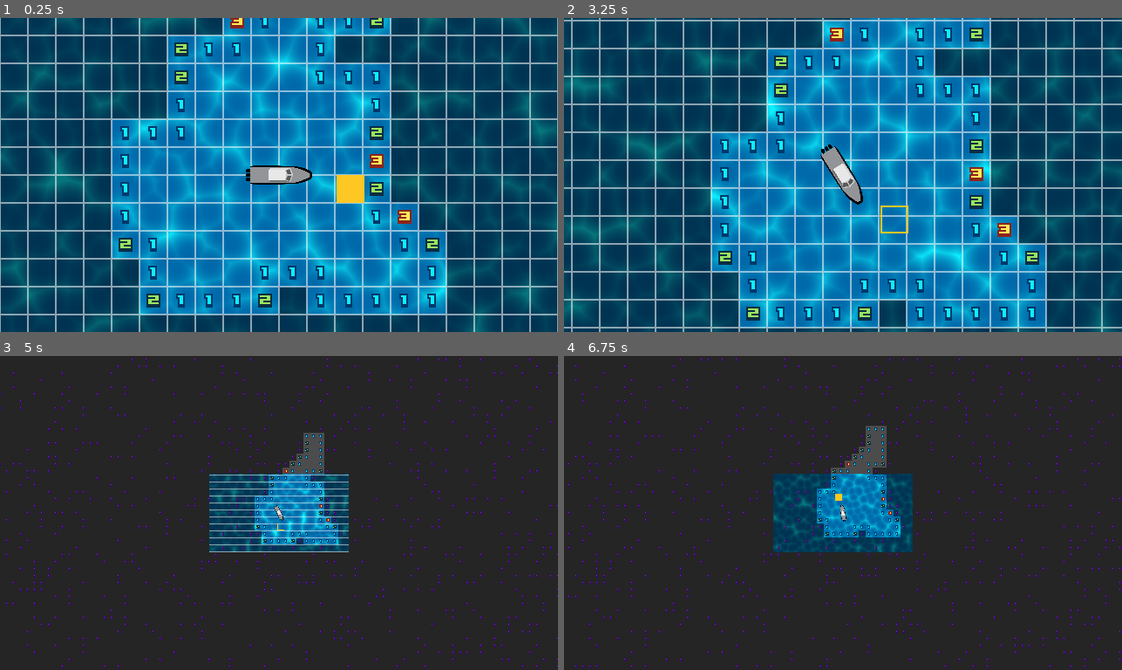
Above: before the commit, frames 1-4 (two rows, left to right).
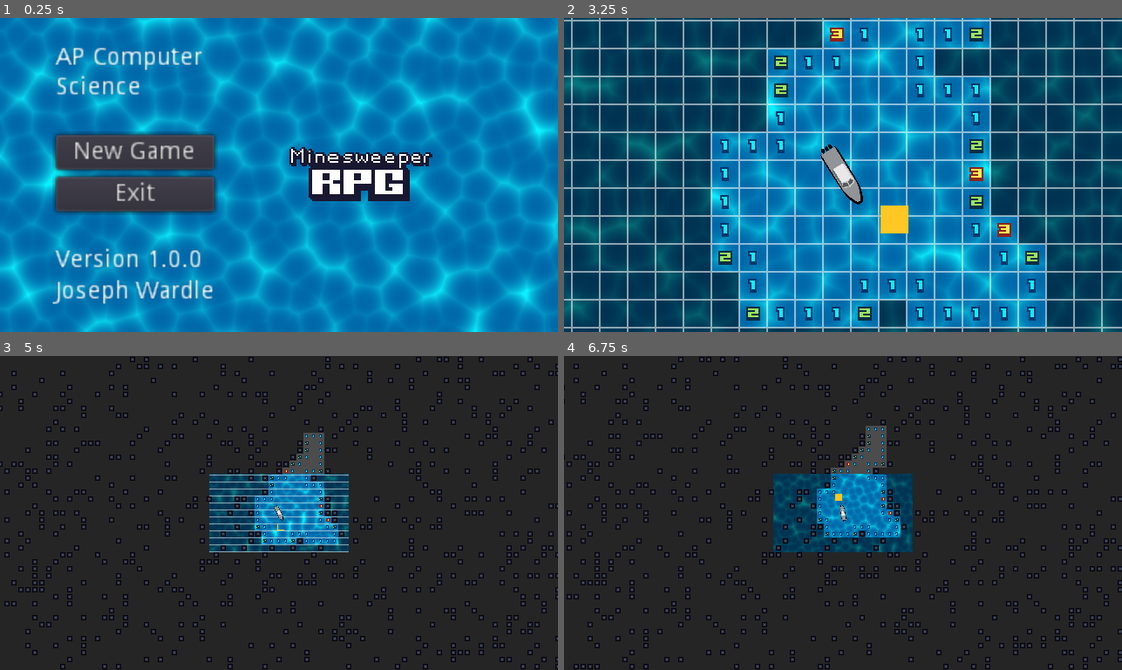
Above: after the commit, the same moments.

Repository: maadalchemist/MinesweeperRPG
Game: Godot game, scene res://levels/StartMenu.tscn
Same seed, same stepped clock (60 frames per second), same inputs: the game is played once before the commit and once after it. Before the commit the project starts from res://World.tscn. Sound files missing from this copy of the repository are replaced by a short silence.
Inputs (mouse positions are in pixels of both pictures, inside the frame that each line leads up to):
- Up to frame 1 (0.25 s): no input
- Up to frame 2 (3.25 s): click (697, 153) at 0.5 s, where only the run after the commit has a clickable "New Game"; hold Right (ui_right) 1.28-2.03 s; tap Z (reveal) at 1.35, 2.3, 2.85 s; tap X (flag, bound only after the commit) at 1.55, 2.1, 3.05 s; hold Down (ui_down) 2.03-2.78 s; hold Right (ui_right) from 2.78 s (still down)
- Up to frame 3 (5 s): release Right (ui_right) at 3.53 s; hold Up (ui_up) 3.53-4.28 s; tap X (flag, bound only after the commit) at 3.6, 4.55 s; tap Z (reveal) at 3.8, 4.35 s; hold Left (ui_left) from 4.28 s (still down); tap D (debug_reveal_all) at 4.9 s
- Up to frame 4 (6.75 s): tap X (flag, bound only after the commit) at 5.1, 6.05, 6.6 s; tap Z (reveal) at 5.3, 5.85 s; release Left (ui_left) at 5.78 s; hold Down (ui_down) 5.78-6.53 s; hold Right (ui_right) from 6.53 s (still down)

The runs differ from the first frame. In frame 1, 71% of the frame differs, in the area x 0-100%, y 0-100%; in frame 2, 0.3%; in frame 3, 7.2%; in frame 4, 7.3%.

Commit message:
final touches

Diff:
--- a/src/StartMenu.tscn
+++ /dev/null
@@ -1,24 +0,0 @@
-[gd_scene format=2]
-
-[node name="StartMenu" type="MarginContainer"]
-anchor_right = 1.0
-anchor_bottom = 1.0
-margin_left = 20.0
-margin_top = 10.0
-margin_right = -20.0
-margin_bottom = -10.0
-__meta__ = {
-"_edit_use_anchors_": false
-}
-
-[node name="HBoxContainer" type="HBoxContainer" parent="."]
-margin_right = 280.0
-margin_bottom = 160.0
-
-[node name="VBoxContainer" type="VBoxContainer" parent="HBoxContainer"]
-margin_bottom = 160.0
-
-[node name="CenterContainer" type="CenterContainer" parent="HBoxContainer"]
-margin_left = 4.0
-margin_right = 4.0
-margin_bottom = 160.0
--- /dev/null
+++ b/src/effects/Flag.tscn
@@ -0,0 +1,7 @@
+[gd_scene load_steps=2 format=2]
+
+[ext_resource path="res://effects/flag.png" type="Texture" id=1]
+
+[node name="Flag" type="Sprite"]
+texture = ExtResource( 1 )
+centered = false
--- a/src/effects/explosions/BigExplosion.tscn
+++ b/src/effects/explosions/BigExplosion.tscn
@@ -75,7 +75,7 @@
 	sfx.play()
 
 
-func _process(delta):
+func _process(_delta):
 	if ani_finished and sfx_finished:
 		queue_free()
 
--- /dev/null
+++ b/src/levels/GameOver.tscn
@@ -0,0 +1,60 @@
+[gd_scene load_steps=3 format=2]
+
+[ext_resource path="res://levels/game_over.gd" type="Script" id=1]
+[ext_resource path="res://effects/shader_base.png" type="Texture" id=2]
+
+[node name="GameOver" type="MarginContainer"]
+anchor_right = 1.0
+anchor_bottom = 1.0
+script = ExtResource( 1 )
+__meta__ = {
+"_edit_use_anchors_": false
+}
+
+[node name="TextureRect" type="TextureRect" parent="."]
+margin_right = 320.0
+margin_bottom = 180.0
+texture = ExtResource( 2 )
+expand = true
+
+[node name="HBoxContainer" type="HBoxContainer" parent="."]
+margin_right = 320.0
+margin_bottom = 180.0
+size_flags_horizontal = 3
+size_flags_vertical = 3
+alignment = 1
+__meta__ = {
+"_edit_use_anchors_": false
+}
+
+[node name="VBoxContainer" type="VBoxContainer" parent="HBoxContainer"]
+margin_left = 118.0
+margin_right = 201.0
+margin_bottom = 180.0
+alignment = 1
+
+[node name="GameOver" type="Label" parent="HBoxContainer/VBoxContainer"]
+margin_top = 59.0
+margin_right = 83.0
+margin_bottom = 73.0
+custom_colors/font_color = Color( 0, 0, 0, 1 )
+text = "Game Over"
+align = 1
+valign = 1
+__meta__ = {
+"_edit_use_anchors_": false
+}
+
+[node name="PlayAgain" type="Button" parent="HBoxContainer/VBoxContainer"]
+margin_top = 77.0
+margin_right = 83.0
+margin_bottom = 97.0
+text = "Play Again?"
+
+[node name="Exit" type="Button" parent="HBoxContainer/VBoxContainer"]
+margin_top = 101.0
+margin_right = 83.0
+margin_bottom = 121.0
+text = "Exit"
+[connection signal="pressed" from="HBoxContainer/VBoxContainer/PlayAgain" to="." method="new_game"]
+[connection signal="pressed" from="HBoxContainer/VBoxContainer/Exit" to="." method="exit"]
--- /dev/null
+++ b/src/levels/StartMenu.tscn
@@ -0,0 +1,87 @@
+[gd_scene load_steps=4 format=2]
+
+[ext_resource path="res://gui/logo.png" type="Texture" id=1]
+[ext_resource path="res://effects/water/Water.tscn" type="PackedScene" id=2]
+[ext_resource path="res://levels/start_menu.gd" type="Script" id=3]
+
+
+[node name="StartMenu" type="MarginContainer"]
+anchor_right = 1.0
+anchor_bottom = 1.0
+margin_left = 32.0
+margin_top = 16.0
+margin_right = -32.0
+margin_bottom = -16.0
+script = ExtResource( 3 )
+__meta__ = {
+"_edit_use_anchors_": false
+}
+
+[node name="Water" parent="." instance=ExtResource( 2 )]
+position = Vector2( -32, -16 )
+scale = Vector2( 320, 180 )
+
+[node name="HBoxContainer" type="HBoxContainer" parent="."]
+margin_right = 256.0
+margin_bottom = 148.0
+
+[node name="VBoxContainer" type="VBoxContainer" parent="HBoxContainer"]
+margin_right = 91.0
+margin_bottom = 148.0
+
+[node name="Label" type="Label" parent="HBoxContainer/VBoxContainer"]
+margin_right = 91.0
+margin_bottom = 31.0
+text = "AP Computer
+Science"
+__meta__ = {
+"_edit_use_anchors_": false
+}
+
+[node name="VBoxContainer" type="VBoxContainer" parent="HBoxContainer/VBoxContainer"]
+margin_top = 35.0
+margin_right = 91.0
+margin_bottom = 112.0
+size_flags_vertical = 3
+alignment = 1
+
+[node name="New game" type="Button" parent="HBoxContainer/VBoxContainer/VBoxContainer"]
+margin_top = 16.0
+margin_right = 91.0
+margin_bottom = 36.0
+text = "New Game"
+
+[node name="Exit" type="Button" parent="HBoxContainer/VBoxContainer/VBoxContainer"]
+margin_top = 40.0
+margin_right = 91.0
+margin_bottom = 60.0
+text = "Exit"
+
+[node name="Version" type="Label" parent="HBoxContainer/VBoxContainer"]
+margin_top = 116.0
+margin_right = 91.0
+margin_bottom = 130.0
+text = "Version 1.0.0"
+
+[node name="Name" type="Label" parent="HBoxContainer/VBoxContainer"]
+margin_top = 134.0
+margin_right = 91.0
+margin_bottom = 148.0
+text = "Joseph Wardle"
+
+[node name="CenterContainer" type="CenterContainer" parent="HBoxContainer"]
+margin_left = 95.0
+margin_right = 256.0
+margin_bottom = 148.0
+size_flags_horizontal = 3
+size_flags_vertical = 3
+size_flags_stretch_ratio = 8.52
+
+[node name="TextureRect" type="TextureRect" parent="HBoxContainer/CenterContainer"]
+margin_left = 39.0
+margin_top = 58.0
+margin_right = 121.0
+margin_bottom = 89.0
+texture = ExtResource( 1 )
+[connection signal="pressed" from="HBoxContainer/VBoxContainer/VBoxContainer/New game" to="." method="new_game"]
+[connection signal="pressed" from="HBoxContainer/VBoxContainer/VBoxContainer/Exit" to="." method="exit"]
--- a/src/World.tscn
+++ b/src/levels/World.tscn
@@ -1,54 +1,54 @@
 [gd_scene load_steps=14 format=2]
 
-[ext_resource path="res://effects/water/Water.tscn" type="PackedScene" id=1]
-[ext_resource path="res://World.gd" type="Script" id=2]
-[ext_resource path="res://tilesets/number/NumberTileset.tscn" type="PackedScene" id=3]
-[ext_resource path="res://ship/Target.tscn" type="PackedScene" id=4]
-[ext_resource path="res://ship/Ship.tscn" type="PackedScene" id=5]
-[ext_resource path="res://effects/grid/Grid.tscn" type="PackedScene" id=6]
-[ext_resource path="res://tilesets/fog_of_war/FogOfWar.tscn" type="PackedScene" id=7]
-[ext_resource path="res://target_guide.gd" type="Script" id=8]
-[ext_resource path="res://effects/splash1.wav" type="AudioStream" id=9]
-[ext_resource path="res://effects/splash2.wav" type="AudioStream" id=10]
-[ext_resource path="res://effects/shader_base.png" type="Texture" id=11]
+[ext_resource path="res://effects/splash1.wav" type="AudioStream" id=1]
+[ext_resource path="res://effects/splash2.wav" type="AudioStream" id=2]
+[ext_resource path="res://effects/shader_base.png" type="Texture" id=3]
+[ext_resource path="res://effects/water/Water.tscn" type="PackedScene" id=4]
+[ext_resource path="res://effects/grid/Grid.tscn" type="PackedScene" id=5]
+[ext_resource path="res://ship/Ship.tscn" type="PackedScene" id=6]
+[ext_resource path="res://tilesets/number/NumberTileset.tscn" type="PackedScene" id=7]
+[ext_resource path="res://tilesets/fog_of_war/FogOfWar.tscn" type="PackedScene" id=8]
+[ext_resource path="res://ship/Target.tscn" type="PackedScene" id=9]
+[ext_resource path="res://target_guide.gd" type="Script" id=10]
+[ext_resource path="res://levels/world.gd" type="Script" id=11]
 
 [sub_resource type="AudioStreamRandomPitch" id=1]
-audio_stream = ExtResource( 9 )
+audio_stream = ExtResource( 1 )
 random_pitch = 2.0
 
 [sub_resource type="AudioStreamRandomPitch" id=2]
-audio_stream = ExtResource( 10 )
+audio_stream = ExtResource( 2 )
 random_pitch = 2.0
 
 [node name="World" type="Node2D"]
 position = Vector2( -1, 0 )
-script = ExtResource( 2 )
+script = ExtResource( 11 )
 
 [node name="target_guide" type="Node2D" parent="."]
 position = Vector2( 36, 0 )
-script = ExtResource( 8 )
+script = ExtResource( 10 )
 
 [node name="Camera2D" type="Camera2D" parent="."]
 current = true
 
-[node name="Water" parent="." instance=ExtResource( 1 )]
+[node name="Water" parent="." instance=ExtResource( 4 )]
 scale = Vector2( 320, 180 )
 centered = true
 
-[node name="NumberTileset" parent="." instance=ExtResource( 3 )]
+[node name="NumberTileset" parent="." instance=ExtResource( 7 )]
 cell_size = Vector2( 16, 16 )
 cell_custom_transform = Transform2D( 0, 0, 0, 0, 0, 0 )
 tile_data = PoolIntArray( -131067, 0, 0, -6, 0, 0, 327698, 0, 0 )
 
-[node name="FogOfWar" parent="." instance=ExtResource( 7 )]
+[node name="FogOfWar" parent="." instance=ExtResource( 8 )]
 cell_size = Vector2( 16, 16 )
 tile_data = PoolIntArray( -65536, 0, 0, -65535, 0, 0, -65531, 0, 0, 1, 0, 0, 65537, 0, 0 )
 
-[node name="Grid" parent="." instance=ExtResource( 6 )]
+[node name="Grid" parent="." instance=ExtResource( 5 )]
 scale = Vector2( 320, 180 )
 centered = true
 
-[node name="Ship" parent="." instance=ExtResource( 5 )]
+[node name="Ship" parent="." instance=ExtResource( 6 )]
 
 [node name="camera_guide" type="RemoteTransform2D" parent="Ship"]
 remote_path = NodePath("../../Camera2D")
--- /dev/null
+++ b/src/levels/game_over.gd
@@ -0,0 +1,9 @@
+extends MarginContainer
+
+
+func new_game():
+	get_tree().change_scene("res://levels/World.tscn")
+
+
+func exit():
+	get_tree().quit()
--- /dev/null
+++ b/src/levels/start_menu.gd
@@ -0,0 +1,9 @@
+extends MarginContainer
+
+
+func new_game():
+	get_tree().change_scene("res://levels/World.tscn")
+
+
+func exit():
+	get_tree().quit()
--- a/src/World.gd
+++ b/src/levels/world.gd
@@ -34,6 +34,7 @@
 var minefield = {}
 var visible_field = {}
 var minefield_chunks = {}
+var flags = {}
 var noise
 var cam_pos
 var old_cam_pos
@@ -41,7 +42,9 @@
 var cam_chunk_pos
 var old_cam_chunk_pos
 var exploding = false
-
+var score
+
+var flag_scene = preload("res://effects/Flag.tscn")
 var explosions = {
 	0: preload("res://effects/explosions/BigExplosion.tscn"),
 	1: preload("res://effects/explosions/MediumExplosion.tscn"),
@@ -63,6 +66,7 @@
 
 
 func _ready():
+	# This generates the world seed and simplex noice pattersn that mine placement will be off of
 	if not stable_seed:
 		randomize()
 	noise = OpenSimplexNoise.new()
@@ -71,15 +75,19 @@
 	noise.period = 1.0
 	noise.persistence = 0.8
 
+	score = 0
+
+	# Initialize camera location variables
 	cam_pos = cam2D.get_camera_position()
 	cam_grid_pos = Vector2(int(cam_pos.x / 16), int(cam_pos.y / 16))
 	cam_chunk_pos = (cam_grid_pos / 16).floor()
 
-
+	# Generate initial chunks
 	for i in range(-3,3):
 		for j in range(-3,3):
 			generate_chunk(Vector2(i,j))
 
+	# Clear tiles around spawn
 	for i in range(-4,4):
 		for j in range(-4,4):
 			var pos = Vector2(i,j)
@@ -88,11 +96,13 @@
 
 	reveal_tile(Vector2.ZERO)
 
+	# Post-step camera position refresh
 	old_cam_pos = cam_pos
 	old_cam_chunk_pos = cam_chunk_pos
 
 
-func _process(delta):
+func _process(_delta):
+	# Check to see if tiles need to be generated. If so, generate them
 	cam_pos = cam2D.get_camera_position()
 	if cam_pos != old_cam_pos:
 		cam_grid_pos = Vector2(int(cam_pos.x / 16), int(cam_pos.y / 16))
@@ -100,8 +110,8 @@
 		if cam_chunk_pos != old_cam_chunk_pos:
 			for i in range(-2,2):
 				for j in range(-2,2):
-					var target = Vector2(i,j) + cam_chunk_pos
-					generate_chunk(target)
+					var target_chunk = Vector2(i,j) + cam_chunk_pos
+					generate_chunk(target_chunk)
 
 	# Water shader
 	water.position = cam2D.position;
@@ -113,22 +123,30 @@
 	grid.material.set_shader_param("global_position", grid.get_global_position())
 	grid.material.set_shader_param("scale", grid.scale)
 
-	old_cam_pos = cam_pos
-	old_cam_chunk_pos = cam_chunk_pos\
-
+	# Deal with input for relealing and flagging tiles
 	if Input.is_action_just_pressed("reveal"):
-		if not target.getTile() in visible_field:
-			reveal_tile(target.getTile())
-			if tile_at(target.getTile()) != MINE:
-				if randi() % 2 < 1:
-					sfx_splash1.play()
-				else:
-					sfx_splash2.play()
-
+		#if not target.getTile() in visible_field:
+		reveal_tile(target.getTile())
+		if tile_at(target.getTile()) != MINE:
+			if randi() % 2 < 1:
+				sfx_splash1.play()
+			else:
+				sfx_splash2.play()
+
+	if Input.is_action_just_pressed("flag"):
+		flag(target.getTile())
+
+	# This is the end game logic to transisiton tot he game over screen
 	if exploding:
 		$WhiteTransition.position = cam2D.position
-		if $WhiteTransition.modulate.a < 1:
+		if $WhiteTransition.modulate.a < 2:
 			$WhiteTransition.modulate.a += .005
+		elif $WhiteTransition.modulate.a < 3:
+			exploding_timer.stop()
+			$WhiteTransition.modulate.a += .005
+		else:
+# warning-ignore:return_value_discarded
+			get_tree().change_scene("res://levels/GameOver.tscn")
 		print($WhiteTransition.modulate.a)
 
 	# debug commands
@@ -178,7 +196,8 @@
 		generate_chunk_red(chunk)
 	for i in range (-1,1):
 		for j in range(-1,1):
-			if not chunk in minefield_chunks or minefield_chunks[chunk] == RED:
+			var neighbor_chunk = Vector2(i,j) + chunk
+			if not neighbor_chunk in minefield_chunks or minefield_chunks[neighbor_chunk] == RED:
 				generate_chunk_red(chunk)
 	# Debug
 	if debug_print_minefield:
@@ -191,19 +210,22 @@
 
 	minefield_chunks[chunk] = GREEN
 
-
+# Reveales a world space tile, exploding if that tile is a mine
 func reveal_tile(pos):
+	# Check to see if revealing is possible and/or required
 	if not pos in visible_field:
 		visible_field[pos] = HIDDEN
-	if visible_field[pos] == REVEALED:
+	if visible_field[pos] == REVEALED or visible_field[pos] == FLAGGED:
 		return
 
+	# Checks for mine
 	if tile_at(pos) == MINE:
 		number_tileset.set_cell(pos.x, pos.y, 0, false, false, false, Vector2(MINE,0))
 		fog_of_war.set_cell(pos.x, pos.y, 0, false, false, false, Vector2(0,0))
 		explode()
 		return
 
+	# Determine tile value
 	var count = 0
 	for i in range(-1,2):
 		for j in range(-1,2):
@@ -211,6 +233,7 @@
 			if tile_at(neighbor) == MINE:
 				count += 1
 
+	# Reveal neighbors if there are no nearby mines
 	if count == 0:
 		for i in range(-1,2):
 			for j in range(-1,2):
@@ -220,13 +243,35 @@
 					if not neighbor in visible_field:
 						reveal_tile(neighbor)
 
+	# Update tilemaps
 	number_tileset.set_cell(pos.x, pos.y, 0, false, false, false, Vector2(count,0))
 	fog_of_war.set_cell(pos.x, pos.y, 0, false, false, false, Vector2(0,0))
 
-	visible_field[pos] == REVEALED
+	# Update tile states
+	visible_field[pos] = REVEALED
+	score += 100
 	return count
 
-
+# Flags a worldspace tile
+func flag(pos):
+	# Check to see if flagging is possible and/or required
+	if not pos in visible_field:
+		visible_field[pos] = HIDDEN
+	if visible_field[pos] == REVEALED:
+		return
+
+	# Togles flagged state, adding or removing flagsa in the proccess
+	if visible_field[pos] == FLAGGED:
+		flags[pos].queue_free()
+		visible_field[pos] = HIDDEN
+	elif visible_field[pos] == HIDDEN:
+		var flag = flag_scene.instance()
+		add_child(flag)
+		flag.position = pos * 16
+		flags[pos] = flag
+		visible_field[pos] = FLAGGED
+
+# Begin the explosion proccess
 func explode():
 	exploding = true
 	exploding_timer.start()
@@ -235,20 +280,20 @@
 	add_child(explosion)
 	explosion.position = mine_pos + Vector2(8,8)
 
-
+# Safety function to make sure and tile query is handled properly
 func tile_at(pos):
 	if not pos in minefield:
 		generate_chunk(pos/16)
 	return minefield[pos]
 
-
+# Debug function to reveal all mine positions
 func debug_reveal_all():
 	cam2D.zoom = Vector2(4,4)
 	for pos in minefield:
 		if minefield[pos] == MINE:
 			number_tileset.set_cell(pos.x, pos.y, 0, false, false, false, Vector2(tile_at(pos),0))
 
-
+# Explosion effects
 func _ExplodingTimer():
 	var mine_pos = (target.getTile() * 16) + Vector2(8,8)
 	var explosion = explosions[randi() % 3].instance()
--- a/src/project.godot
+++ b/src/project.godot
@@ -16,7 +16,7 @@
 [application]
 
 config/name="MinesweeperRPG"
-run/main_scene="res://World.tscn"
+run/main_scene="res://levels/StartMenu.tscn"
 config/icon="res://icon.png"
 
 [display]
@@ -63,6 +63,11 @@
 "events": [ Object(InputEventKey,"resource_local_to_scene":false,"resource_name":"","device":0,"alt":false,"shift":false,"control":false,"meta":false,"command":false,"pressed":false,"scancode":90,"unicode":0,"echo":false,"script":null)
  ]
 }
+flag={
+"deadzone": 0.5,
+"events": [ Object(InputEventKey,"resource_local_to_scene":false,"resource_name":"","device":0,"alt":false,"shift":false,"control":false,"meta":false,"command":false,"pressed":false,"scancode":88,"unicode":0,"echo":false,"script":null)
+ ]
+}
 
 [layer_names]
 
--- a/src/ship/target.gd
+++ b/src/ship/target.gd
@@ -3,7 +3,7 @@
 var pos_toward : Vector2
 
 
-func _process(delta):
+func _process(_delta):
 	position.x = move_toward(position.x, floor(pos_toward.x / 16) * 16, .1 * abs(position.x - floor(pos_toward.x / 16) * 16)) #abs(position.x - floor(position.x / 16) * 16)
 	position.y = move_toward(position.y, floor(pos_toward.y / 16) * 16, .1 * abs(position.y - floor(pos_toward.y / 16) * 16))
 
--- a/src/target_guide.gd
+++ b/src/target_guide.gd
@@ -3,5 +3,5 @@
 
 onready var target = get_node("../Target")
 
-func _process(delta):
+func _process(_delta):
 	target.move_toward_pos(position)
Binary file added: src/effects/flag.png
Not shown, added: src/effects/flag.png.import
Binary file added: src/gui/logo.png
Not shown, added: src/gui/logo.png.import
Not shown: 2 places in src/levels/World.tscn that only renumber resources
Binary file changed: src/tilesets/number/number_tiles.png
Not shown, changed: bin/MinesweeperRPG.pck
